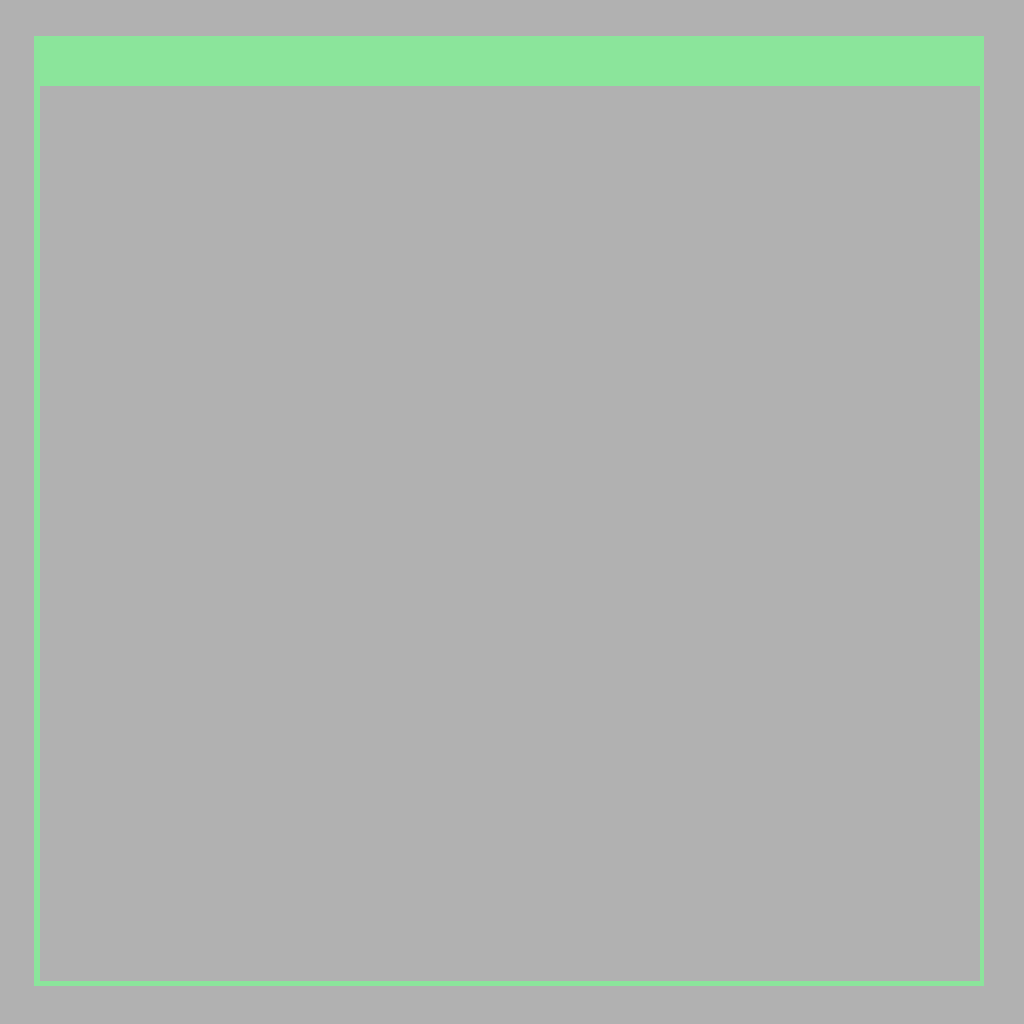
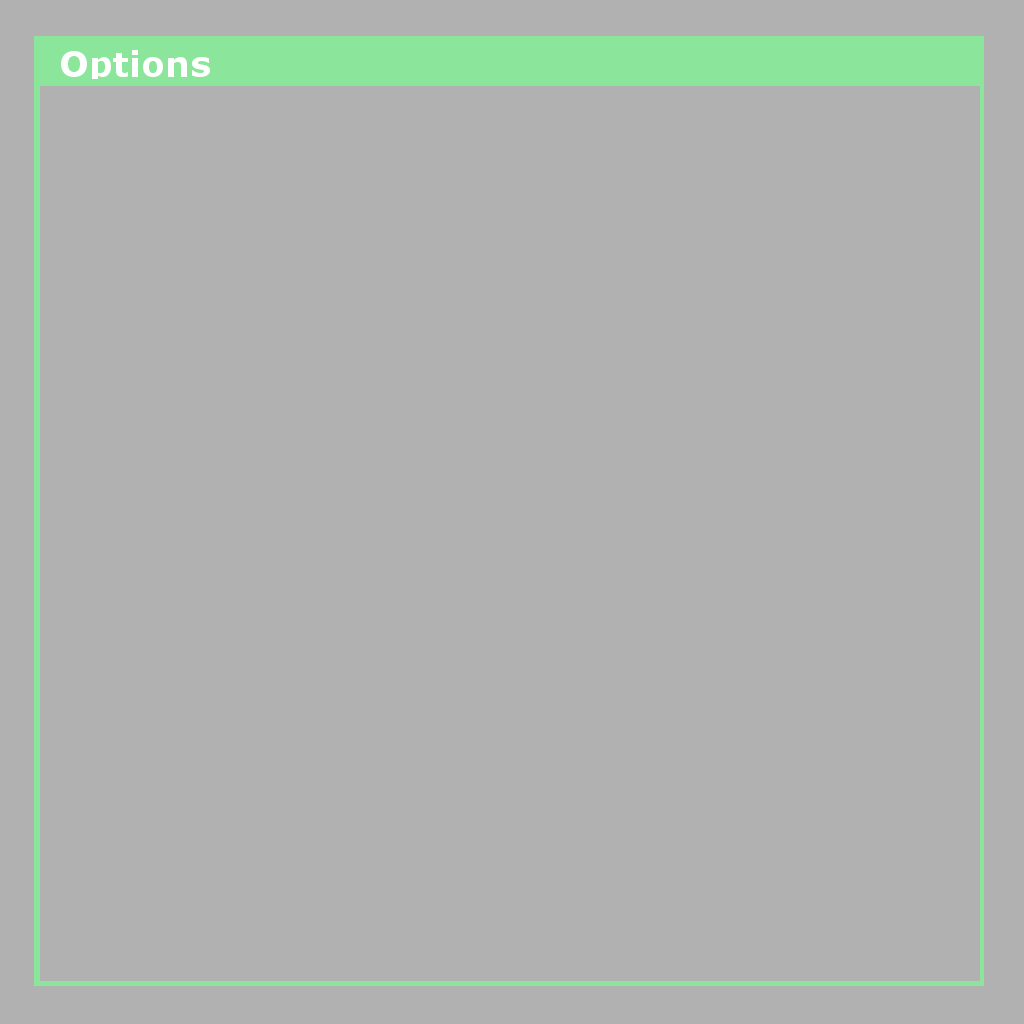
Layer changes from the first (1024, 1024) image to the second:
added layer "Options ..." above "2" over [61, 50, 210, 79]
